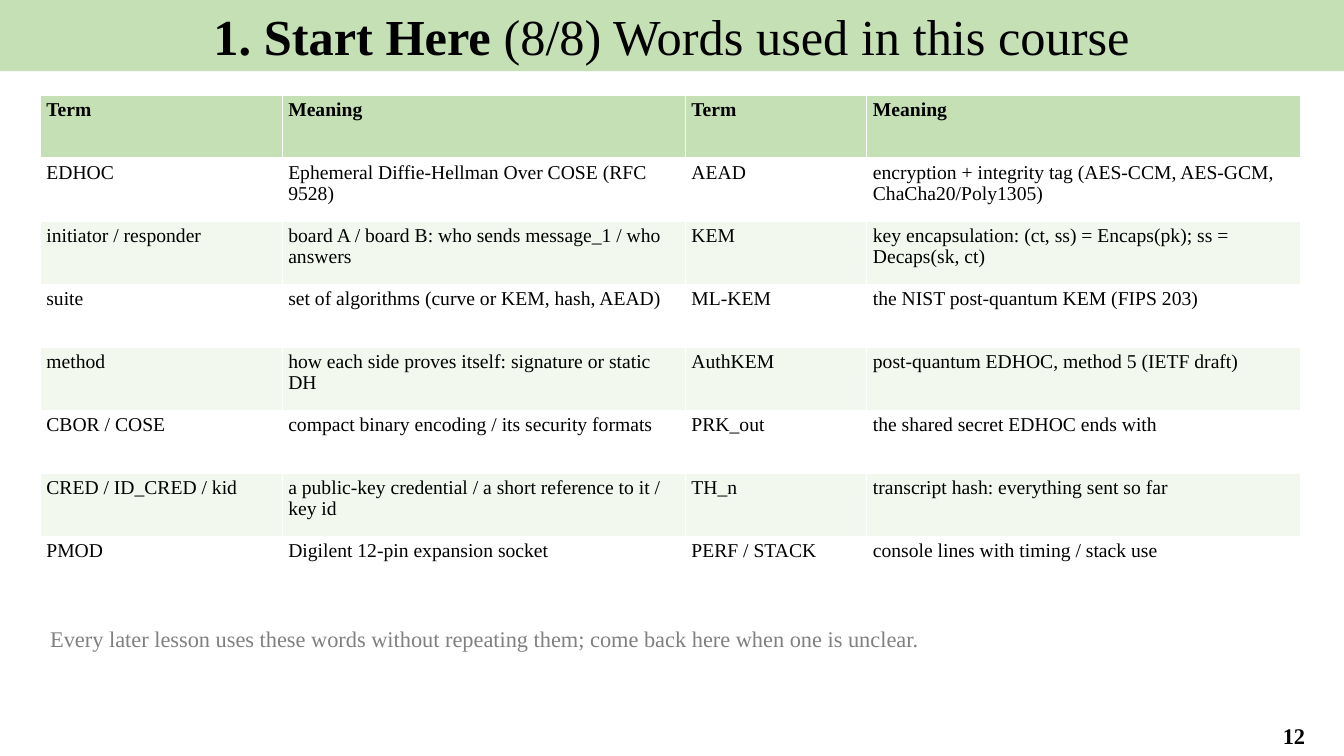
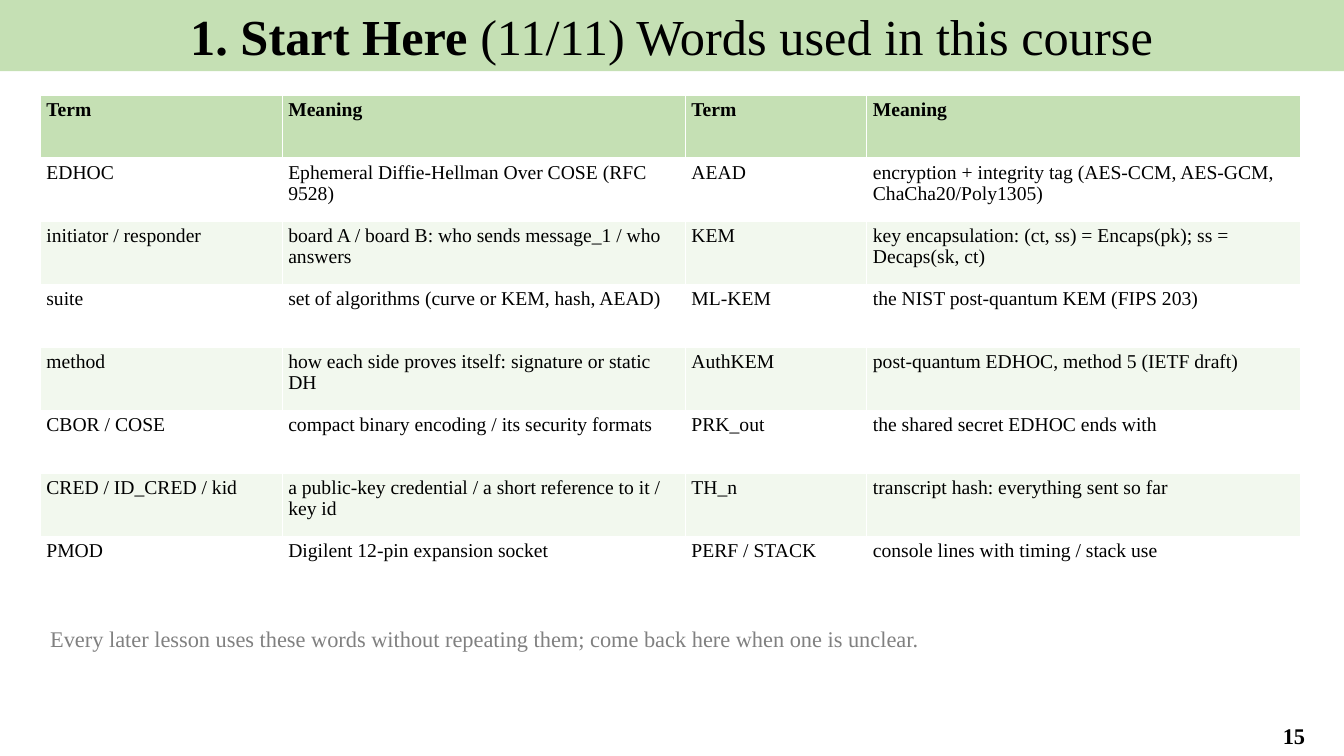
Before and after one commit to Khaiduy/chipyard-edhoc, a slide deck: slide 15 of fpga/sw/export/docs/slides/01_EDHOC_SoC_on_Arty_A7-100T.pptx (slide 12 before the commit). Drawn at 1344x756 pixels with LibreOffice and Linux fonts; fonts in the diff are those of the drawing. Boxes give left, top, right and bottom in pixels: in the first picture for what was removed or moved away, otherwise in the second. Text is boxed around its words. In the diff, an @@ line names an element or a change of style, - is before the commit and + after.

Commit message:
docs: no-conda setup, tested on a clean Ubuntu 24.04
Install only what the course uses: apt packages (incl. jq, JDK 17, dtc),
riscv-gnu-toolchain 2025.06.07 from source (with the moved newlib/binutils
mirrors), the Chipyard submodule script and firtool 1.61.0. No Verilator,
FireSim or FireMarshal. New Lesson 1 slides for Vivado, the tools and
route A; the closure recipe is split in two Vivado runs so a crash after
routing only repeats the short part.

```diff
--- a/fpga/sw/export/docs/slides/01_EDHOC_SoC_on_Arty_A7-100T.pptx
+++ b/fpga/sw/export/docs/slides/01_EDHOC_SoC_on_Arty_A7-100T.pptx
@@ text in rectangle at bbox=[190, 20, 1152, 65]: text changed @@
-1. Start Here (8/8) Words used in this course
+1. Start Here (11/11) Words used in this course
@@ page number at bbox=[1283, 729, 1305, 745]: text changed @@
-12
+15
```
Also in this commit, not shown: 10 other slides changed, 3 slides added, 7 other files.
